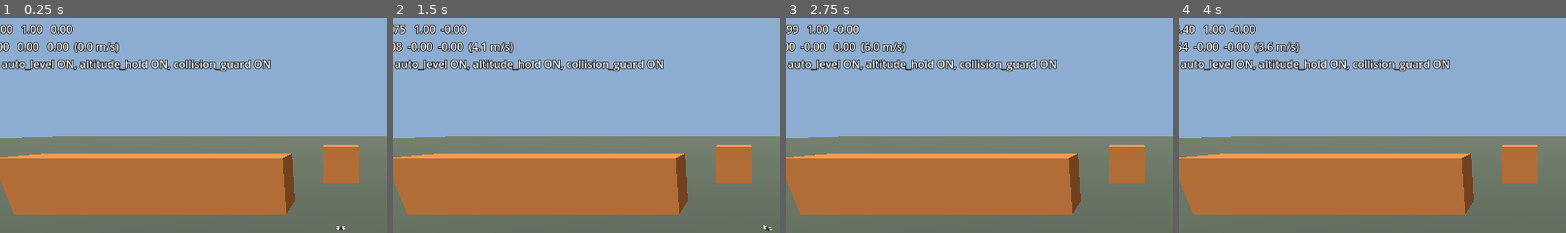
Above: before the commit, frames 1-4 (left to right).
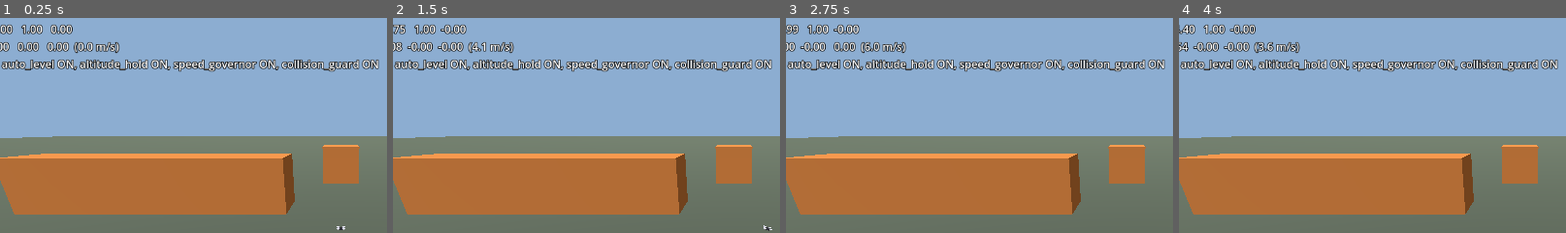
Above: after the commit, the same moments.

Repository: avdrav1/drone-sports
Game: Godot game, scene res://scenes/debug_flight.tscn
Two runs of this game, one before a commit and one after it. Both use one fixed random seed, a clock stepped at 60 frames per second and the inputs below.
Inputs (mouse positions are % of the whole screen's width and height, from its top left):
- Up to frame 1 (0.25 s): no input
- Up to frame 2 (1.5 s): tap Enter at 0.5 s; move the mouse to (72, 44) at 0.52 s; hold Right (roll_right) 0.53-1.25 s; click (72, 44) at 0.67 s; drag from (30, 54) to (45, 70) at 1.27 s
- Up to frame 3 (2.75 s): tap Space at 2 s; move the mouse to (60, 27) at 2.02 s; hold Right (roll_right) from 2.03 s (still down)
- Up to frame 4 (4 s): release Right (roll_right) at 2.75 s; tap Enter at 2.75 s; drag from (45, 70) to (20, 34) at 2.77 s; tap Space at 3.5 s; move the mouse to (80, 65) at 3.52 s; hold Left (roll_left) from 3.53 s (still down)
The pictures show only the part of the screen within x 6-56%, y 0-50%; the shares and areas given below are measured in that part.

The runs differ from the first frame. In frame 1, 1.8% of the frame differs, in the area x 44-98%, y 19-26%; in frame 2, 1.8%; in frame 3, 1.8%; in frame 4, 1.8%.

Commit message:
Story 1.6a: Speed governor
Co-Authored-By: Claude Opus 5.5 <noreply@anthropic.com>

Diff:
--- a/scenes/drone/drone.tscn
+++ b/scenes/drone/drone.tscn
@@ -1,10 +1,11 @@
-[gd_scene load_steps=12 format=3]
+[gd_scene load_steps=13 format=3]
 
 [ext_resource type="Script" path="res://scripts/drone/drone.gd" id="1_drone"]
 [ext_resource type="Script" path="res://scripts/drone/assist_pipeline.gd" id="2_pipeline"]
 [ext_resource type="Script" path="res://scripts/drone/assists/collision_guard.gd" id="3_guard"]
 [ext_resource type="Script" path="res://scripts/drone/assists/auto_level.gd" id="4_level"]
 [ext_resource type="Script" path="res://scripts/drone/assists/altitude_hold.gd" id="5_alt"]
+[ext_resource type="Script" path="res://scripts/drone/assists/speed_governor.gd" id="6_gov"]
 
 [sub_resource type="BoxShape3D" id="body_shape"]
 size = Vector3(0.4, 0.12, 0.4)
@@ -71,5 +72,8 @@
 [node name="AltitudeHold" type="Node" parent="Assists"]
 script = ExtResource("5_alt")
 
+[node name="SpeedGovernor" type="Node" parent="Assists"]
+script = ExtResource("6_gov")
+
 [node name="CollisionGuard" type="Node" parent="Assists"]
 script = ExtResource("3_guard")
--- /dev/null
+++ b/scripts/drone/assists/speed_governor.gd
@@ -0,0 +1,28 @@
+class_name SpeedGovernor
+extends Assist
+# Caps horizontal speed. Near the cap it blends the sticks toward an attitude
+# that holds exactly the cap, so the pilot's push fades out instead of hitting a wall.
+
+## Horizontal speed cap, m/s.
+@export var max_speed := 12.0
+## Blending starts at this fraction below the cap.
+@export var soft_band := 0.15
+## Speed error to acceleration, 1/s.
+@export var speed_gain := 2.0
+
+func _init() -> void:
+	assist_id = &"speed_governor"
+
+func apply(intent: Intent, drone: Drone, _delta: float) -> void:
+	var v := FlightControl.horizontal_velocity(drone)
+	var speed := v.length()
+	var soft_start := max_speed * (1.0 - soft_band)
+	if speed <= soft_start:
+		return
+	var weight := clampf((speed - soft_start) / (max_speed - soft_start), 0.0, 1.0)
+	# Acceleration that cancels drag at the cap and pulls speed back toward it.
+	var along := drone.drag * max_speed / drone.mass + speed_gain * (max_speed - speed)
+	var target := FlightControl.tilt_for_accel(drone, v / speed * along)
+	var sticks := FlightControl.attitude_sticks(drone, target.x, target.y)
+	intent.pitch = lerpf(intent.pitch, sticks.x, weight)
+	intent.roll = lerpf(intent.roll, sticks.y, weight)
--- /dev/null
+++ b/tests/test_speed_governor.gd
@@ -0,0 +1,54 @@
+extends RefCounted
+# Story 1.6a: speed governor.
+
+const Sim = preload("res://tests/sim.gd")
+
+func _stack(governor: bool, level := true) -> AssistStack:
+	var s := Sim.all_off()
+	s.auto_level = level
+	s.altitude_hold = true
+	s.speed_governor = governor
+	return s
+
+# Full forward stick for `seconds`; returns [min, max] horizontal speed over the last second.
+func _full_stick(stack: AssistStack, seconds: float) -> Array:
+	var d := Sim.drone(Sim.intent(0.0, 1.0), Vector3(0, 30, 0), stack)
+	var frames := int(seconds * 60)
+	var lo := INF
+	var hi := 0.0
+	for i in frames:
+		await Sim.physics_frames(1)
+		if i >= frames - 60:
+			var s := FlightControl.horizontal_velocity(d).length()
+			lo = minf(lo, s)
+			hi = maxf(hi, s)
+	d.free()
+	return [lo, hi]
+
+func test_full_stick_holds_cap_within_5_percent() -> bool:
+	var r: Array = await _full_stick(_stack(true), 10.0)
+	print("        governed speed %.2f..%.2f m/s (cap 12)" % r)
+	return r[0] >= 12.0 * 0.95 and r[1] <= 12.0 * 1.05
+
+func test_without_governor_exceeds_cap() -> bool:
+	var r: Array = await _full_stick(_stack(false), 10.0)
+	return r[0] > 12.0 * 1.05
+
+func test_disable_live() -> bool:
+	var d := Sim.drone(Sim.intent(0.0, 1.0), Vector3(0, 30, 0), _stack(true))
+	await Sim.physics_frames(480)
+	var governed := FlightControl.horizontal_velocity(d).length()
+	d.assists.get_node("SpeedGovernor").enabled = false
+	await Sim.physics_frames(180)
+	var free := FlightControl.horizontal_velocity(d).length()
+	d.free()
+	return governed <= 12.6 and free > 13.0
+
+func test_no_change_below_cap() -> bool:
+	var d := Sim.drone(Sim.intent(0.0, 0.3, 0.2), Vector3(0, 30, 0), _stack(true, false))
+	var ok := true
+	for i in 20:
+		await Sim.physics_frames(1)
+		ok = ok and d.intent.pitch == 0.3 and d.intent.roll == 0.2
+	d.free()
+	return ok
Not shown, added: scripts/drone/assists/speed_governor.gd.uid
Not shown, added: tests/test_speed_governor.gd.uid
Not shown, changed: docs/BACKLOG.md
